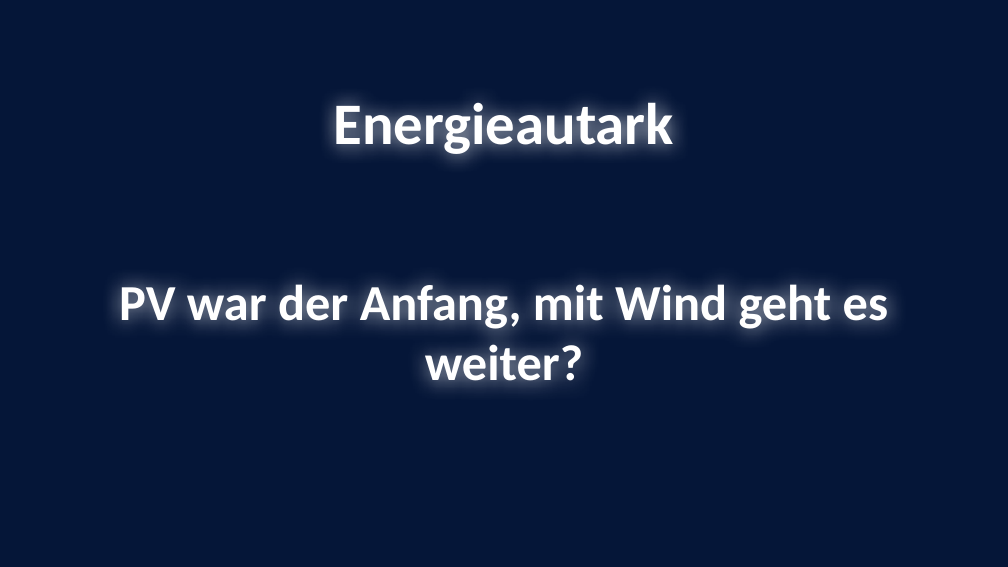
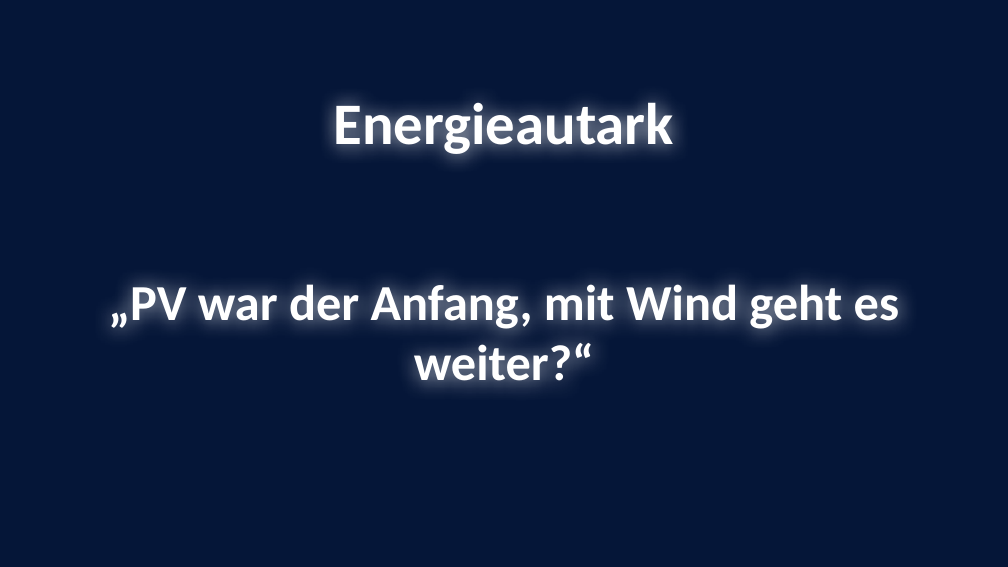
Before and after one commit to Nydery/leotopia, a slide deck: slide 8 of pptx/UmfrageErgebnissePLUSPlatformenUNDDashboard.pptx (slide 4 before the commit). Drawn at 1008x567 pixels with LibreOffice and Linux fonts; fonts in the diff are those of the drawing; background and template pictures are left out. Boxes give left, top, right and bottom in pixels: in the first picture for what was removed or moved away, otherwise in the second. Text is boxed around its words. In the diff, an @@ line names an element or a change of style, - is before the commit and + after.

```diff
--- a/pptx/UmfrageErgebnissePLUSPlatformenUNDDashboard.pptx
+++ b/pptx/UmfrageErgebnissePLUSPlatformenUNDDashboard.pptx
@@ title at [108,278,899,381]: text changed @@
-PV war der Anfang, mit Wind geht es weiter?
+„PV war der Anfang, mit Wind geht es weiter?“
```
Also in this commit, not shown: 4 other slides changed, 3 slides added, 1 slide removed, 1 other file.
